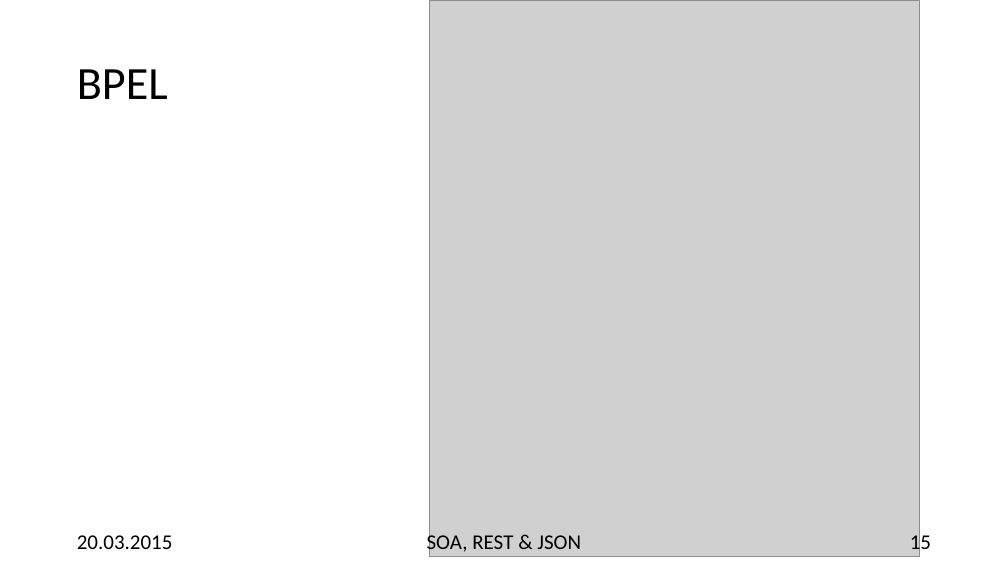
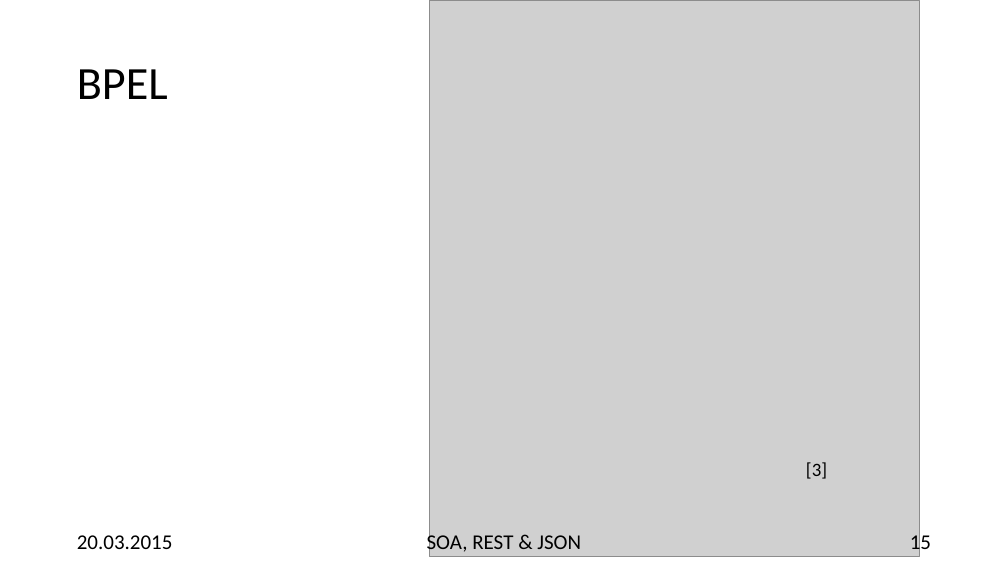
Before and after one commit to hsiegel-tgm/SOA2, a slide deck: slide 15 of p2.pptx. Drawn at 1008x567 pixels with LibreOffice and Linux fonts; fonts in the diff are those of the drawing; grey boxes stand for pictures. Boxes give left, top, right and bottom in pixels: in the first picture for what was removed or moved away, otherwise in the second. Text is boxed around its words. In the diff, an @@ line names an element or a change of style, - is before the commit and + after.

```diff
--- a/p2.pptx
+++ b/p2.pptx
@@ text added at <box>806,462,827,479</box>, 18 pt, text #000000 @@
+[3]
```
Also in this commit, not shown: 3 other slides changed, 4 other files.
